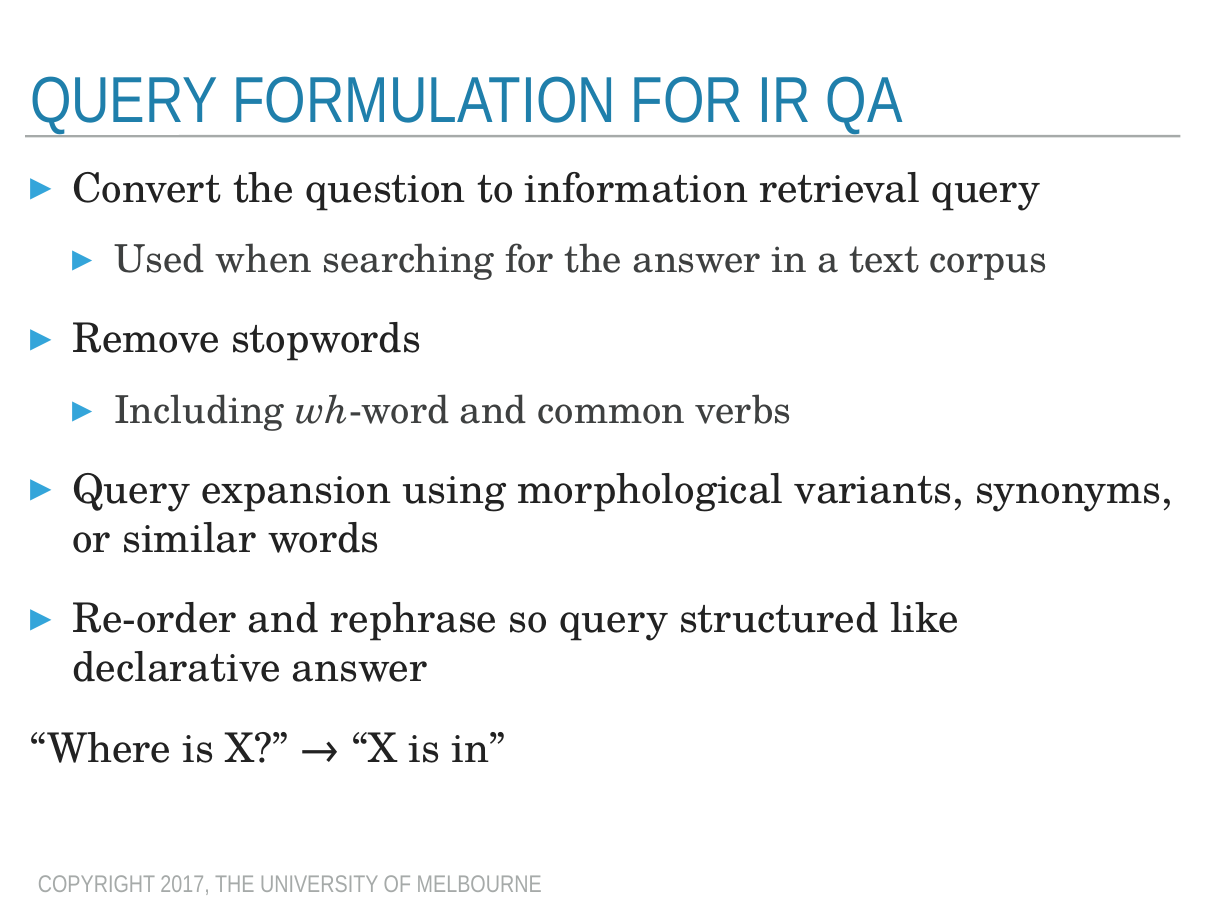
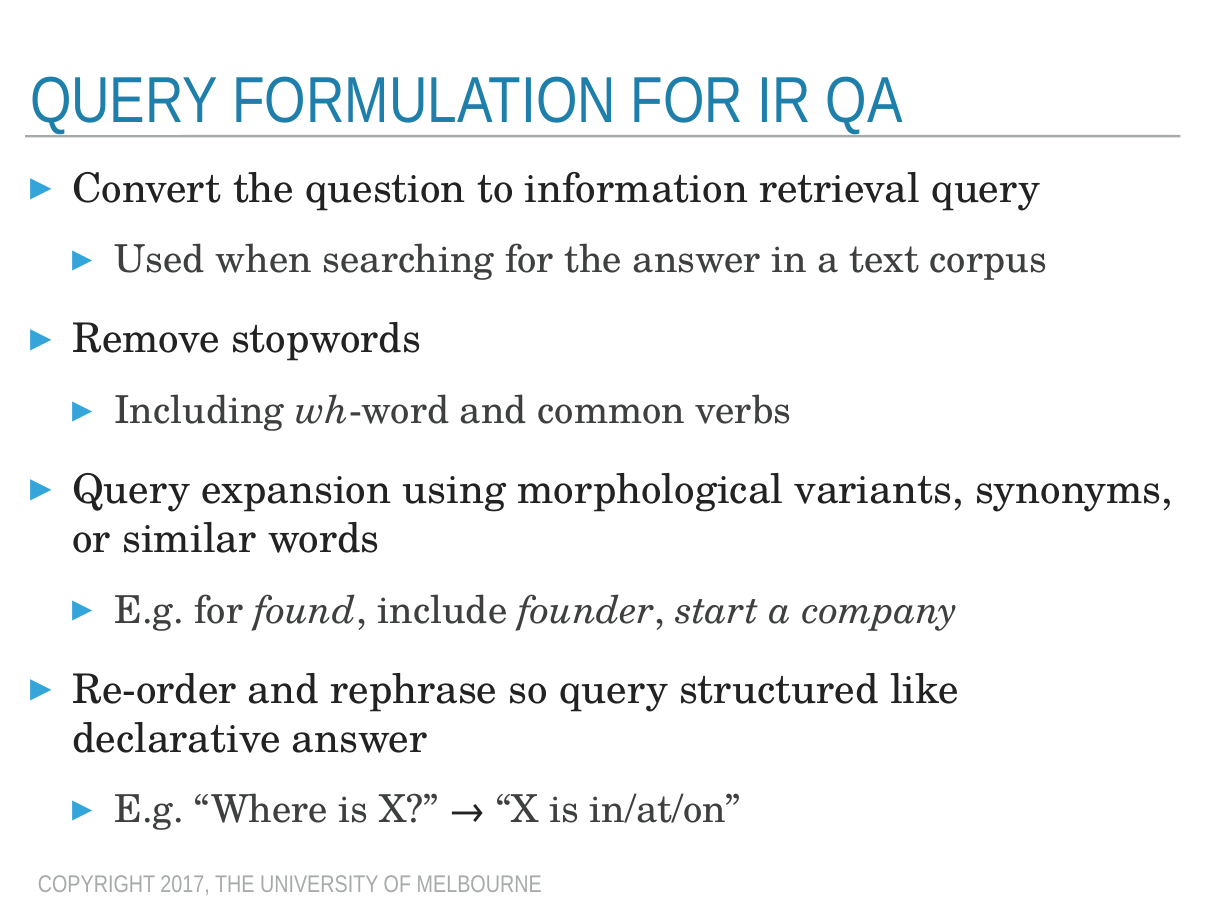
Before and after one commit to trevorcohn/comp90042, a slide deck: slide 11 of slides/WSTA_L12_question answering.pptx (slide 10 before the commit). Drawn at 1232x924 pixels with LibreOffice and Linux fonts; fonts in the diff are those of the drawing. Boxes give left, top, right and bottom in pixels: in the first picture for what was removed or moved away, otherwise in the second. Text is boxed around its words. In the diff, an @@ line names an element or a change of style, - is before the commit and + after.

```diff
--- a/slides/WSTA_L12_question answering.pptx
+++ b/slides/WSTA_L12_question answering.pptx
@@ text at bbox=[114, 594, 957, 631]: paragraph added @@
+  ▸ E.g. for found, include founder, start a company
@@ text at bbox=[114, 793, 741, 830]: text changed; size 34 to 32 pt; text colour #222222 to #3E4040 @@
-“Where is X?” → “X is in”
+  ▸ E.g. “Where is X?” → “X is in/at/on”
```
Also in this commit, not shown: 17 other slides changed, 2 slides added, 2 other files.
